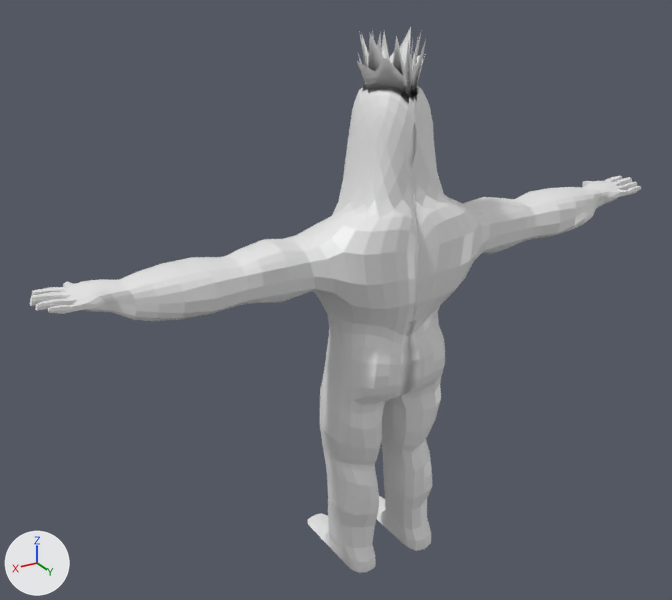
Before and after pictures for a commit that changed the FBX model Assets/Models/Chappie.fbx.
Both versions are drawn from a 50 mm camera at (5.87, 8.88, 8.16) aimed at (0.42, -0.2, 3.62). Lighting does not change. The marker at lower left points along +X, +Y and +Z. Where no turn or scale is listed for an object, it has been applied to the vertices. Vertices at the same position are counted once.
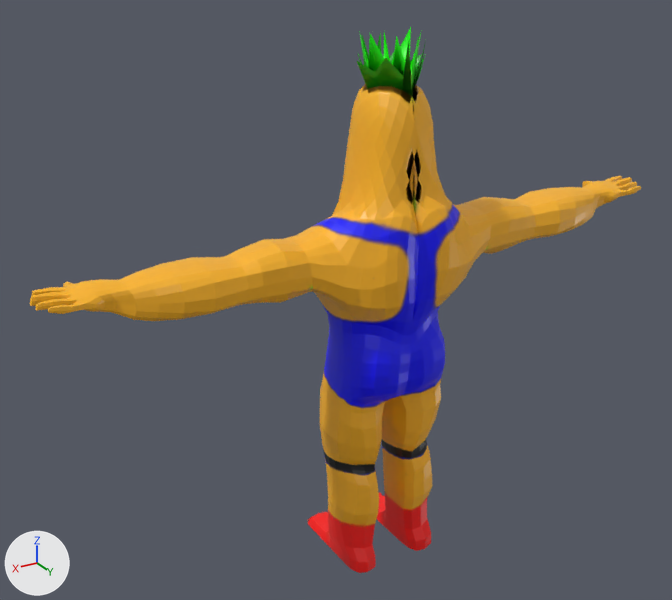
The newer file is also rescaled (x1.922), turned or shifted as a whole; pictures and numbers use the older file's frame.

The change, as a diff of the scene's bpy script:
```diff
--- a/Assets/Models/Chappie.fbx.py
+++ b/Assets/Models/Chappie.fbx.py
@@ img_chappie_fbm @@
+img_chappie_fbm = load_image('Chappie.fbm', '_unpacked/Chappie.fbm', 1024, 1024, 'sRGB')
@@ mat_material @@
 mat_material = principled_material('Material')
-mat_material.base_color = (0.8, 0.8, 0.8)  # white #e7e7e7
+mat_material.texture = img_chappie_fbm  # with its transparency
 mat_material.roughness = 0.4
@@ mat_material_001 @@
+mat_material_001 = principled_material('Material.001')
+mat_material_001.texture = img_chappie_fbm  # with its transparency
@@ me_cube_001 @@
 # used by ob_cube; location = (0.0, 0.0, 0.0)
-me_cube_001.from_pydata(...)  # 2808 vertices, 2831 faces; spans x -4.13..4.13, y -0.75..1.01, z 0.02..6.87
+me_cube_001.from_pydata(...)  # 2818 vertices, 2856 faces; spans x -4.13..4.13, y -0.75..1.01, z 0.02..6.87
+# me_cube_001 part 1
+# 33 vertices are removed from x -0.03..0.03, y -0.24..0.79, z 2.48..6.86
+# 61 faces are deleted
+# 5 vertices in x -0.35..0.35, y 0.89..1.01, z 4.28..4.98 move by (0.0, -0.01, -0.01)
+# 4 vertices in x -0.62..0.8, y 0.42..0.97, z 4.86..4.98 move by (-0.01, -0.01, -0.03)
+# 3 vertices in x -1.09..0.79, y 0.25, z 4.71..4.85 move by (0.0, 0.0, -0.01)
+# 86 vertices move from x -1.26..1.25, y -0.15..1.01, z 3.97..6.44 to x -1.27..1.25, y -0.13..1.0, z 3.98..6.4
+# 19 vertices are added at x -0.25..0.25, y -0.17..0.68, z 5.29..6.39
+# 36 new faces join them, mat_material (picture img_chappie_fbm)
+# 6 new faces join them, mat_material_001 (picture img_chappie_fbm)
+# me_cube_001 part 2
+# 24 vertices are added at x -0.6..0.6, y -0.62..-0.19, z 0.17..0.22
+# 44 new faces join them, mat_material (picture img_chappie_fbm)
+# me_cube_001 part 3: 2768 kept faces spanning x -4.13..4.13, y -0.75..1.01, z 0.02..6.87 get new texture (UV) coordinates
 me_cube_001.materials.append(mat_material)
+me_cube_001.materials.append(mat_material_001)  # picture img_chappie_fbm
```

Boxes (x1, y1, x2, y2) around the edits, measured in the pictures (672 x 600 px; the box of a moved part takes in the faces that stretch with it):
'Cube', surface changed, reshaped (grey to orange)
    both: (30, 27, 641, 573)
part 1 of me_cube_001, moved or reshaped
    before: (286, 33, 511, 319)
    after: (286, 35, 511, 319)
part 2 of me_cube_001, added (red)
    after: (308, 492, 386, 545)
part 3 of me_cube_001, surface changed (grey to orange)
    both: (30, 27, 641, 573)
